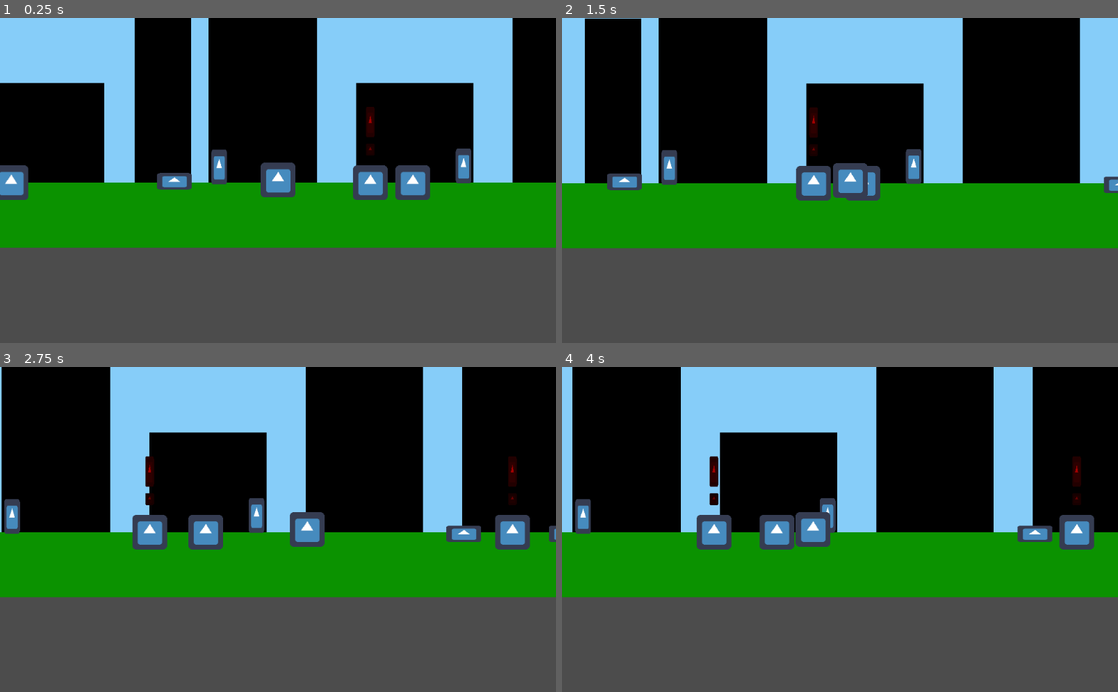
Above: before the commit, frames 1-4 (two rows, left to right).
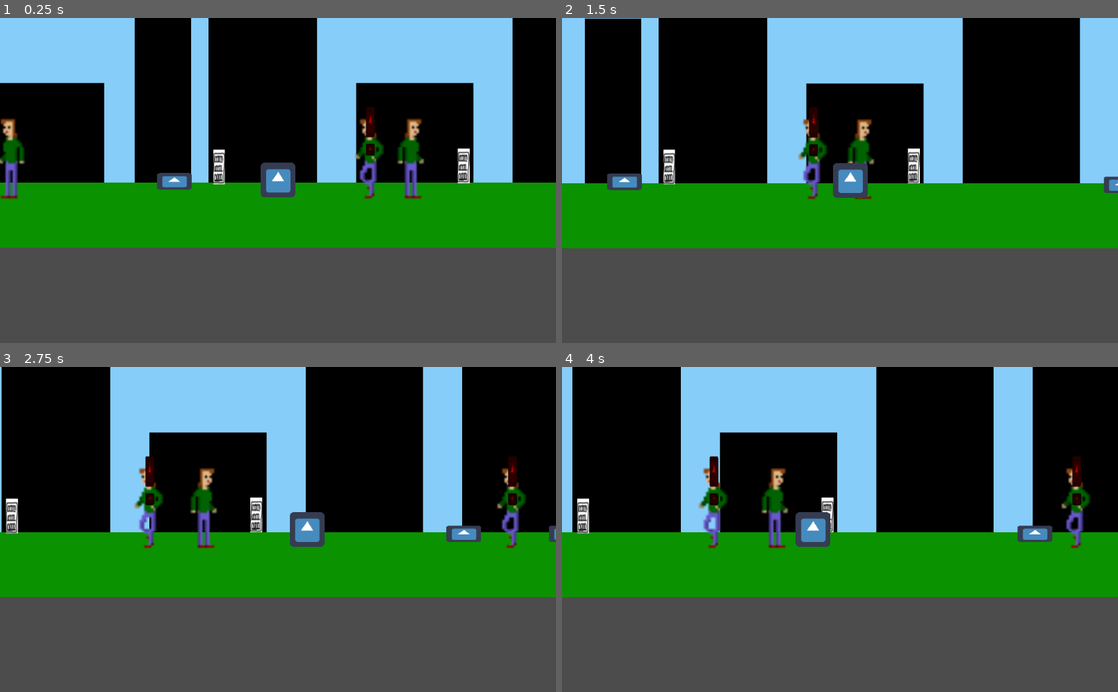
Above: after the commit, the same moments.

Repository: NoohAlavi/spooktober-jam-2020
Game: Godot game, scene res://World/World.tscn
Two runs of this game, one before a commit and one after it. Both use one fixed random seed, a clock stepped at 60 frames per second and the inputs below. The project has no main scene, so this scene is started directly. The engine's default icon, where the game draws it, is replaced by a stand-in: a white triangle on a blue panel in a dark square.
Inputs:
- Up to frame 1 (0.25 s): no input
- Up to frame 2 (1.5 s): hold Right (ui_right) 0.53-1.28 s; hold Q (interact) 0.53-1.28 s; hold Down (ui_down) from 1.28 s (still down); tap Q (interact) at 1.35 s
- Up to frame 3 (2.75 s): release Down (ui_down) at 2.03 s; hold Right (ui_right) from 2.03 s (still down); hold Q (interact) from 2.03 s (still down)
- Up to frame 4 (4 s): release Right (ui_right) at 2.78 s; release Q (interact) at 2.78 s; hold Up (ui_up) 2.78-3.53 s; tap Q (interact) at 2.85 s; hold Left (ui_left) from 3.53 s (still down); hold Q (interact) from 3.53 s (still down)

The runs differ from the first frame. In frame 1, 3.6% of the frame differs, in the area x 0-85%, y 30-56%; in frame 2, 2.3%; in frame 3, 3.7%, in the area x 0-96%, y 30-57%; in frame 4, 3.6%.

Commit message:
Newspaper & Citizen Interaction, Citizen Walk Cycle
- newspaper & citizen interaction
- citizen walk cycle (need to make it not blurry)
- changed queue_free() to free() why does queue_free() not work half the time for me? what the heck is processing
- implemented Nash's loop

Diff:
--- /dev/null
+++ b/SpooktoberJam/Animation/citizen1.tres
@@ -0,0 +1,18 @@
+[gd_resource type="SpriteFrames" load_steps=4 format=2]
+
+[ext_resource path="res://Art/citizen1-walk1.png" type="Texture" id=1]
+[ext_resource path="res://Art/citizen1-idle0.png" type="Texture" id=2]
+[ext_resource path="res://Art/citizen1-walk0.png" type="Texture" id=3]
+
+[resource]
+animations = [ {
+"frames": [ ExtResource( 2 ) ],
+"loop": true,
+"name": "idle",
+"speed": 5.0
+}, {
+"frames": [ ExtResource( 3 ), ExtResource( 1 ) ],
+"loop": true,
+"name": "walk",
+"speed": 5.0
+} ]
--- a/SpooktoberJam/Citizen/Citizen.gd
+++ b/SpooktoberJam/Citizen/Citizen.gd
@@ -18,15 +18,21 @@
 func _physics_process(delta: float) -> void:
 	move(delta);
 	if is_touching_player and Input.is_action_pressed("interact"):
-		queue_free()
+		print("Interact")
+		free()
+
+	if Input.is_action_pressed("interact"):
+		print("Interact Button")
 
 func _on_body_entered(body: PhysicsBody2D) -> void:
 	if body.name == "Player":
 		is_touching_player = true
+		print("is_touching_player" + str(is_touching_player) + name);
 
 func _on_body_exited(body: PhysicsBody2D) -> void:
 	if body.name == "Player":
 		is_touching_player = false
+		print("is_touching_player" + str(is_touching_player) + name);
 
 func move(dt):
 	velocity.x = 0;
--- a/SpooktoberJam/Citizen/Citizen.tscn
+++ b/SpooktoberJam/Citizen/Citizen.tscn
@@ -1,7 +1,9 @@
-[gd_scene load_steps=4 format=2]
+[gd_scene load_steps=6 format=2]
 
 [ext_resource path="res://icon.png" type="Texture" id=1]
 [ext_resource path="res://Citizen/Citizen.gd" type="Script" id=2]
+[ext_resource path="res://Animation/citizen1.tres" type="SpriteFrames" id=3]
+[ext_resource path="res://Citizen/CitizenAnimatedSprite.gd" type="Script" id=4]
 
 [sub_resource type="RectangleShape2D" id=1]
 extents = Vector2( 32, 32 )
@@ -9,11 +11,20 @@
 [node name="Citizen" type="Area2D"]
 script = ExtResource( 2 )
 
+[node name="CollisionShape2D" type="CollisionShape2D" parent="."]
+position = Vector2( 0, -0.594604 )
+shape = SubResource( 1 )
+
+[node name="AnimatedSprite" type="AnimatedSprite" parent="."]
+position = Vector2( -1.48648, -44.3723 )
+scale = Vector2( 4.2889, 4.2889 )
+frames = ExtResource( 3 )
+animation = "walk"
+script = ExtResource( 4 )
+
 [node name="Sprite" type="Sprite" parent="."]
+visible = false
 texture = ExtResource( 1 )
-
-[node name="CollisionShape2D" type="CollisionShape2D" parent="."]
-shape = SubResource( 1 )
 
 [node name="Exclamation Mark" type="Sprite" parent="."]
 visible = false
--- /dev/null
+++ b/SpooktoberJam/Citizen/CitizenAnimatedSprite.gd
@@ -0,0 +1,19 @@
+extends AnimatedSprite
+export var update_time = 0.1;
+var timer;
+var prev_pos = Vector2();
+func _ready():
+	playing = true
+	timer = 0.0;
+
+func _process(delta):
+	if (timer > update_time):
+		var current_pos = get_parent().position;
+		if (current_pos != prev_pos):
+			animation = "walk";
+			flip_h = current_pos.x - prev_pos.x < 0
+		else:
+			animation = "idle";
+		prev_pos = current_pos;
+		timer = 0;
+	timer += delta;
--- a/SpooktoberJam/Code/NewspaperStand.gd
+++ b/SpooktoberJam/Code/NewspaperStand.gd
@@ -2,6 +2,7 @@
 
 # NEWSPAPERS
 var newspaperCount;
+var images = [];
 
 export var totalNewspaperCount = 3;
 
@@ -20,6 +21,13 @@
 func fill():
 	newspaperCount = totalNewspaperCount;
 
+func load_images():
+	for number in range(0,4):
+		images.append(load("res://Art/newspaper" + str(number) + ".png"));
+
+func update_images():
+	$Sprite.texture = images[newspaperCount];
+
 # TIMER
 export var cooldownTime = 30
 
@@ -28,9 +36,11 @@
 # SYSTEMS
 func _ready():
 	newspaperCount = totalNewspaperCount;
+	load_images()
+	pass # Replace with function body.
 
-	pass # Replace with function body.
 func _process(delta):
+	update_images()
 	if (timer >= cooldownTime):
 		fill()
 		timer = 0
@@ -38,8 +48,10 @@
 	timer += delta
 
 func _on_Area2D_area_entered(area):
-	if (area.name == "Citizen"):
+	if (area.name.left(8) == "@Citizen" || area.name.left(7) == "Citizen"):
+		print(area.name + " collding with newspaper ayayay")
 		if (newspaperCount > 0):
+			print("newspaperCount -= 1");
 			newspaperCount -= 1;
 
 func _on_Area2D_area_exited(area):
--- a/SpooktoberJam/Scenes/NewspaperStand.tscn
+++ b/SpooktoberJam/Scenes/NewspaperStand.tscn
@@ -1,6 +1,6 @@
 [gd_scene load_steps=4 format=2]
 
-[ext_resource path="res://icon.png" type="Texture" id=1]
+[ext_resource path="res://Art/newspaper0.png" type="Texture" id=1]
 [ext_resource path="res://Code/NewspaperStand.gd" type="Script" id=2]
 
 [sub_resource type="RectangleShape2D" id=1]
@@ -9,14 +9,14 @@
 [node name="NewspaperStand" type="Area2D"]
 script = ExtResource( 2 )
 
-[node name="Sprite" type="Sprite" parent="."]
-position = Vector2( -0.529716, -1.52588e-05 )
-scale = Vector2( 0.453715, 1 )
-z_index = 4
-texture = ExtResource( 1 )
-
 [node name="CollisionShape2D" type="CollisionShape2D" parent="."]
 position = Vector2( -0.595276, -0.198425 )
 shape = SubResource( 1 )
+
+[node name="Sprite" type="Sprite" parent="."]
+position = Vector2( -0.628928, -0.595291 )
+scale = Vector2( 0.683144, 1 )
+z_index = 4
+texture = ExtResource( 1 )
 [connection signal="area_entered" from="." to="." method="_on_Area2D_area_entered"]
 [connection signal="area_exited" from="." to="." method="_on_Area2D_area_exited"]
--- a/SpooktoberJam/Scenes/Player.tscn
+++ b/SpooktoberJam/Scenes/Player.tscn
@@ -1,7 +1,8 @@
-[gd_scene load_steps=4 format=2]
+[gd_scene load_steps=5 format=2]
 
 [ext_resource path="res://icon.png" type="Texture" id=1]
 [ext_resource path="res://Code/PlayerPhysics.gd" type="Script" id=2]
+[ext_resource path="res://Music/chillax loop.wav" type="AudioStream" id=3]
 
 [sub_resource type="RectangleShape2D" id=1]
 extents = Vector2( 32.9114, 31.2662 )
@@ -21,3 +22,7 @@
 [node name="Camera2D" type="Camera2D" parent="."]
 current = true
 smoothing_enabled = true
+
+[node name="AudioStreamPlayer2D" type="AudioStreamPlayer2D" parent="."]
+stream = ExtResource( 3 )
+autoplay = true
Not shown, removed: SpooktoberJam/.mono/metadata/ide_messaging_meta.txt
Binary file added: SpooktoberJam/Art/citizen.png
Not shown, added: SpooktoberJam/Art/citizen.png.import
Binary file added: SpooktoberJam/Art/citizen1-idle0.png
Not shown, added: SpooktoberJam/Art/citizen1-idle0.png.import
Binary file added: SpooktoberJam/Art/citizen1-walk0.png
Not shown, added: SpooktoberJam/Art/citizen1-walk0.png.import
Binary file added: SpooktoberJam/Art/citizen1-walk1.png
Not shown, added: SpooktoberJam/Art/citizen1-walk1.png.import
Binary file added: SpooktoberJam/Art/newspaper0.png
Not shown, added: SpooktoberJam/Art/newspaper0.png.import
Binary file added: SpooktoberJam/Art/newspaper1.png
(and 11 more such lines)
